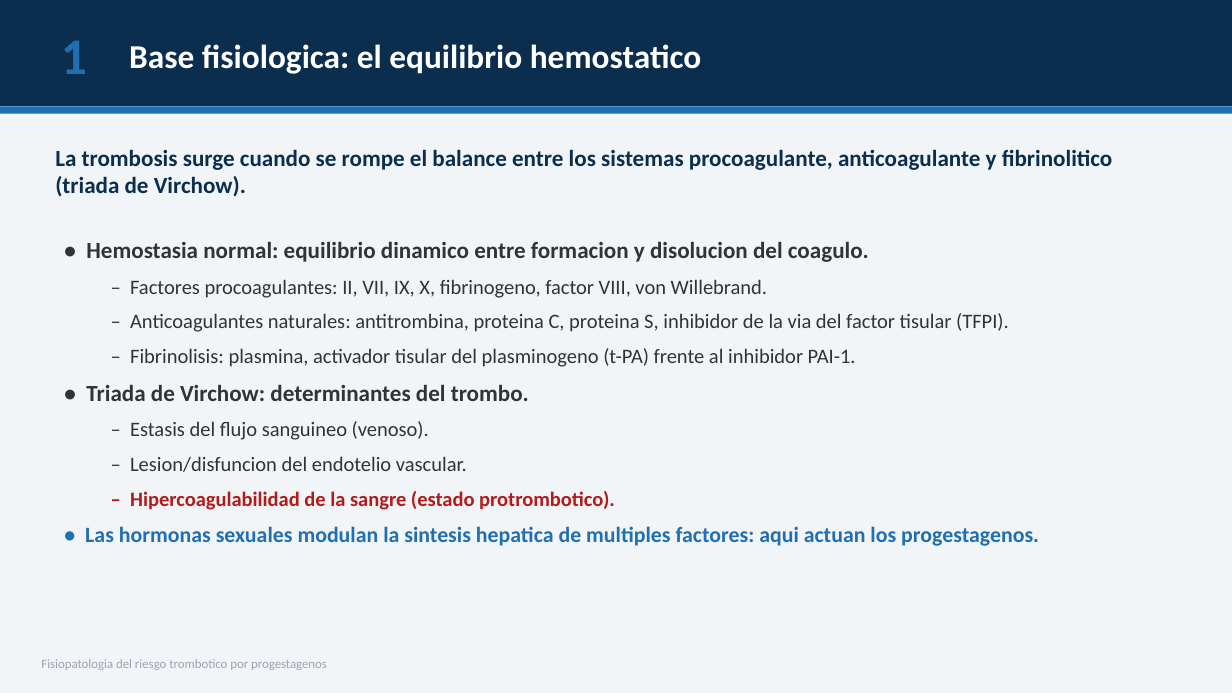
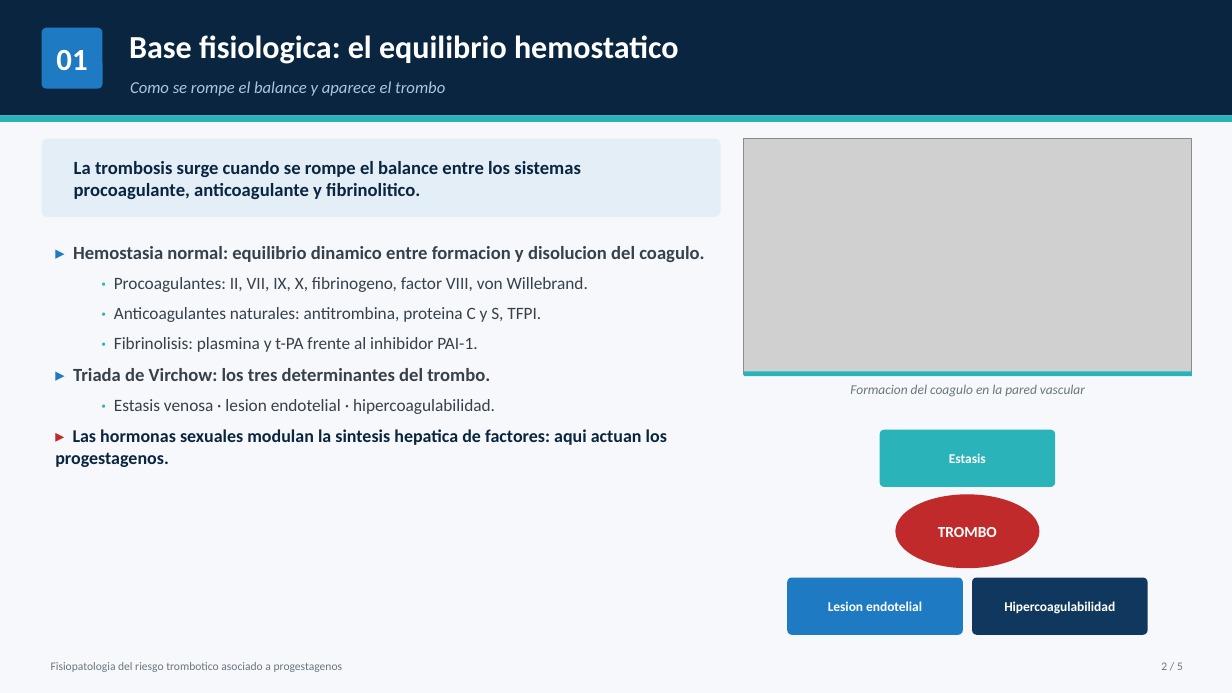
Before and after one commit to camiquime98/luminoche-web, a slide deck: slide 2 of presentacion/Fisiopatologia_riesgo_trombotico_progestagenos.pptx. Drawn at 1232x693 pixels with LibreOffice and Linux fonts; fonts in the diff are those of the drawing; grey boxes stand for pictures. Boxes give left, top, right and bottom in pixels: in the first picture for what was removed or moved away, otherwise in the second. Text is boxed around its words. In the diff, an @@ line names an element or a change of style, - is before the commit and + after.

```diff
--- a/presentacion/Fisiopatologia_riesgo_trombotico_progestagenos.pptx
+++ b/presentacion/Fisiopatologia_riesgo_trombotico_progestagenos.pptx
@@ background #F2F5F8 to #F6F8FB @@
@@ rectangle: place and size @@
-rectangle at (0,0,1232,106)
+rectangle at (0,0,1232,116)
@@ rectangle at (0,0,1232,116): fill #0B2E4F to #0A2540 @@
@@ rounded rectangle added at (42,28,103,89), fill #1E7AC2 @@
@@ text "Base fisiologica: el equilibrio hemostatico": place and size @@
-text "Base fisiologica: el equilibrio hemostatico" at (129,44,701,74)
+text "Base fisiologica: el equilibrio hemostatico" at (129,35,679,64)
@@ text "Base fisiologica: el equilibrio hemostatico" at (129,35,679,64): size 26 to 25 pt; vertical alignment middle to top @@
@@ text added at (56,50,87,70), 24 pt, text #FFFFFF, bold @@
+01
@@ text removed at (61,41,87,74) @@
-1
@@ text added at (130,81,445,96), 13 pt, text #AEC5DC, italic @@
+Como se rompe el balance y aparece el trombo
@@ rectangle: place and size @@
-rectangle at (0,106,1232,114)
+rectangle at (0,116,1232,122)
@@ rectangle at (0,116,1232,122): fill #1F6FB2 to #2AB3B8 @@
@@ rounded rectangle added at (42,139,721,217), fill #E3EEF7 @@
@@ text "La trombosis surge cuando se ..." at (74,161,581,199): vertical alignment top to middle @@
@@ picture added at (744,139,1192,374) @@
@@ text at (74,161,581,199): text changed; size 18 to 14.5 pt; text colour #0B2E4F to #0A2540 @@
-La trombosis surge cuando se rompe el balance entre los sistemas procoagulante, anticoagulante y fibrinolitico (triada de Virchow).
+La trombosis surge cuando se rompe el balance entre los sistemas procoagulante, anticoagulante y fibrinolitico.
@@ text at (55,246,704,467): text changed; size 16 to 13.5 pt; text colour #333333 to #37414B @@
-• Hemostasia normal: equilibrio dinamico entre formacion y disolucion del coagulo.
-  – Factores procoagulantes: II, VII, IX, X, fibrinogeno, factor VIII, von Willebrand.
-  – Anticoagulantes naturales: antitrombina, proteina C, proteina S, inhibidor de la via del factor tisular (TFPI).
-  – Fibrinolisis: plasmina, activador tisular del plasminogeno (t-PA) frente al inhibidor PAI-1.
-• Triada de Virchow: determinantes del trombo.
-  – Estasis del flujo sanguineo (venoso).
-  – Lesion/disfuncion del endotelio vascular.
-  – Hipercoagulabilidad de la sangre (estado protrombotico).
-• Las hormonas sexuales modulan la sintesis hepatica de multiples factores: aqui actuan los progestagenos.
+▸ Hemostasia normal: equilibrio dinamico entre formacion y disolucion del coagulo.
+  · Procoagulantes: II, VII, IX, X, fibrinogeno, factor VIII, von Willebrand.
+  · Anticoagulantes naturales: antitrombina, proteina C y S, TFPI.
+  · Fibrinolisis: plasmina y t-PA frente al inhibidor PAI-1.
+▸ Triada de Virchow: los tres determinantes del trombo.
+  · Estasis venosa · lesion endotelial · hipercoagulabilidad.
+▸ Las hormonas sexuales modulan la sintesis hepatica de factores: aqui actuan los progestagenos.
@@ rectangle added at (744,372,1192,376), fill #2AB3B8 @@
@@ text added at (850,384,1085,396), 10.5 pt, text #6B7680, italic @@
+Formacion del coagulo en la pared vascular
@@ rounded rectangle added at (880,430,1055,487), fill #2AB3B8, 10.5 pt, text #FFFFFF, bold @@
+Estasis
@@ ellipse added at (896,494,1040,568), fill #C02A2A, 12 pt, text #FFFFFF, bold @@
+TROMBO
@@ rounded rectangle added at (787,578,963,635), fill #1E7AC2, 10.5 pt, text #FFFFFF, bold @@
+Lesion endotelial
@@ rounded rectangle added at (972,578,1148,635), fill #10385E, 10.5 pt, text #FFFFFF, bold @@
+Hipercoagulabilidad
@@ text at (51,662,343,672): text changed; size 10 to 9 pt; text colour #9AA5B1 to #6B7680 @@
-Fisiopatologia del riesgo trombotico por progestagenos
+Fisiopatologia del riesgo trombotico asociado a progestagenos
@@ text added at (1161,662,1183,670), 9 pt, text #6B7680 @@
+2 / 5
```
Also in this commit, not shown: 4 other slides changed, 6 other files.
